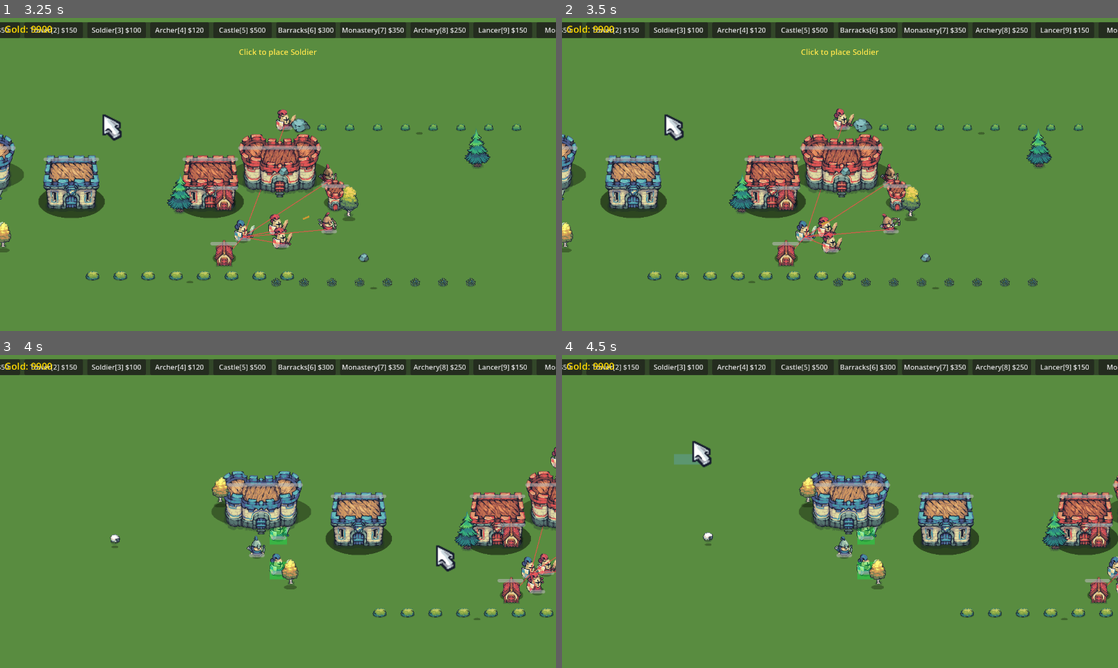
Above: before the commit, frames 1-4 (two rows, left to right).
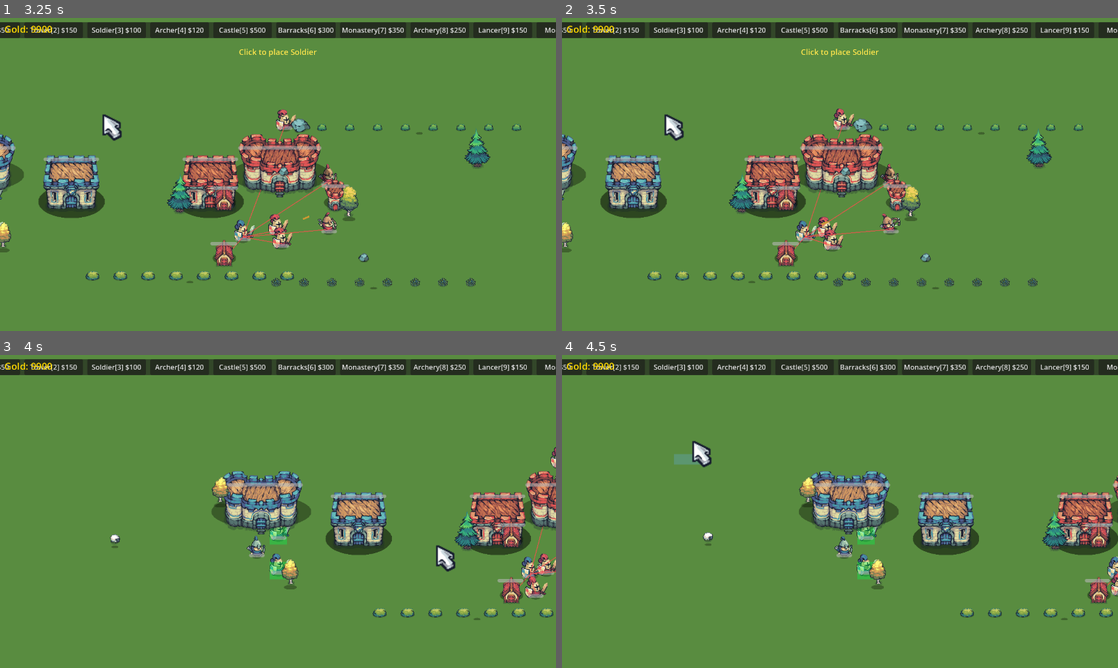
Above: after the commit, the same moments.

Repository: IguanaYu/godot_rts_start
Game: Godot game, scene res://scenes/maps/map_2.tscn
The game is run twice, just before and just after one commit, with the same random seed, the same clock (stepped at 60 frames per second) and the same inputs. This scene is started directly instead of the project's main scene.
Inputs (mouse positions are in pixels of both pictures, inside the frame that each line leads up to):
- Up to frame 1 (3.25 s): tap Enter at 0.5, 2.75 s; move the mouse to (400, 158) at 0.52 s; hold Right 0.53-1.25 s; tap 1 at 0.6 s; click (400, 158) at 0.67 s; tap Space at 0.77 s; drag from (166, 190) to (250, 237) at 1.27 s; move the mouse to (333, 105) at 2.02 s; hold Right 2.03-2.75 s; tap 3 at 2.1 s; drag from (250, 237) to (111, 127) at 2.77 s
- Up to frame 2 (3.5 s): no input
- Up to frame 3 (4 s): tap Enter at 3.5 s; move the mouse to (444, 558) at 3.52 s; hold Left from 3.53 s (still down); tap 5 at 3.6 s; tap Space at 3.77 s
- Up to frame 4 (4.5 s): release Left at 4.25 s; drag from (673, 464) to (756, 433) at 4.27 s

Frame 1 is identical in both runs. In frame 2, 0.2% of the frame differs, in the area x 44-51%, y 67-76%; in frame 3, 0.2%, in the area x 94-99%, y 69-79%; in frame 4, less than 0.1%.

Commit message:
行军阵型保持：同方向移动的单位不算障碍，避免批量移动散开

Diff:
--- a/scripts/unit.gd
+++ b/scripts/unit.gd
@@ -570,6 +570,11 @@
 				continue
 			if u == attack_target:
 				continue
+			# 同方向移动的单位不算障碍（保持阵型）
+			if u.velocity.length_squared() > 1.0:
+				var vel_angle: float = abs(base_dir.angle_to(u.velocity))
+				if vel_angle < PI / 4.0:
+					continue
 			var to_u: Vector2 = u.global_position - global_position
 			var dist: float = to_u.length()
 			if dist < scan_range and dist > 0.1:
